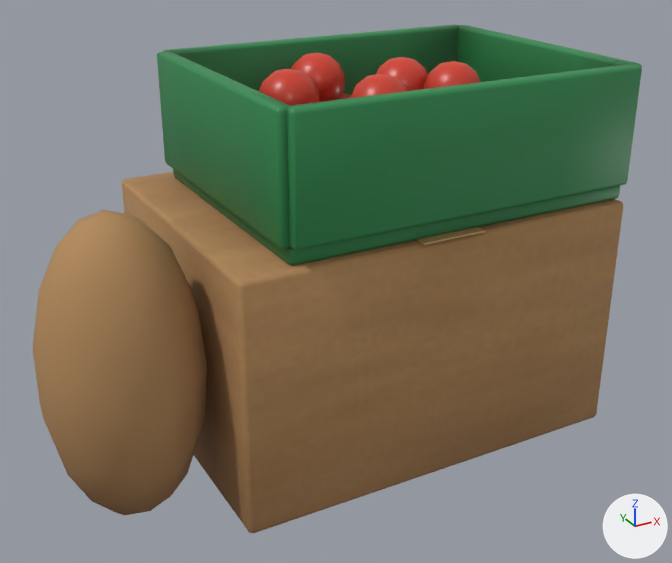
The glTF model assets/models/fp-crates.gltf: old version first, new version second.
The view is the same before and after, from a 50 mm camera at (-0.56, -0.947, 0.658) aimed at (-0.056, -0.031, 0.2). Every picture has the same lights, and +X, +Y and +Z are marked at lower right. The first picture is the older version. Vertices at exactly the same position are counted once.

In view in the first picture: 'model'.
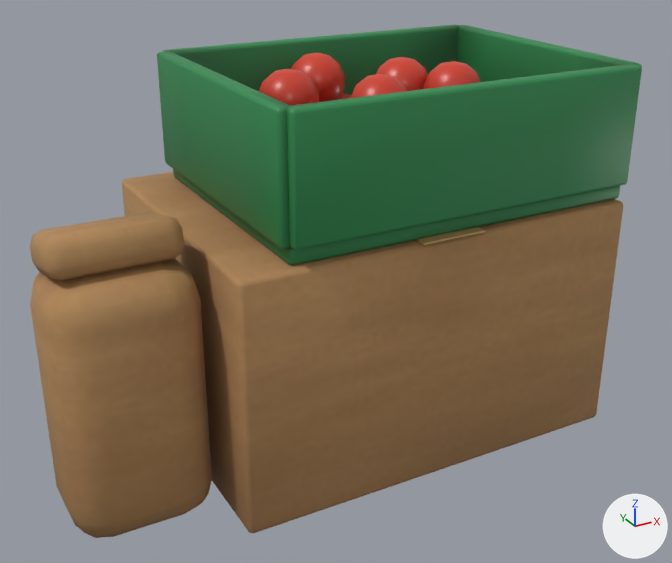
Location of each change, (x1, y1, x2, y2) in pixels of the pictures (672 x 563 px):
'model', reshaped
    before: (33, 24, 642, 533)
    after: (30, 24, 642, 538)
part 1 of me_model, rebuilt (8% shorter)
    before: (33, 210, 207, 515)
    after: (30, 258, 212, 538)
part 2 of me_model, added (brown)
    after: (30, 212, 184, 281)
part 3 of me_model, edited (looks the same)
    both: (122, 29, 624, 533)

The change in detail:
me_model is used by ob_model.
me_model had 2564 vertices, 4976 faces and spanned x -0.428..0.26, y -0.192..0.192, z -0.001..0.46.
me_model now has 2630 vertices, 5104 faces and spans x -0.42..0.26, y -0.192..0.192, z 0.0..0.46.
me_model part 1: the loose piece of 102 vertices spanning x -0.428..-0.251, y -0.161..0.001, z -0.001..0.353 is rebuilt with 112 vertices and now spans x -0.42..-0.26, y -0.145..-0.015, z 0.0..0.3.
me_model part 2: a new loose piece of 56 vertices spanning x -0.41..-0.27, y -0.115..-0.025, z 0.286..0.344, in mat_kraft.
me_model part 3: 404 kept faces spanning x -0.25..0.259, y -0.192..0.192, z 0.0..0.46 get new vertex colours.
